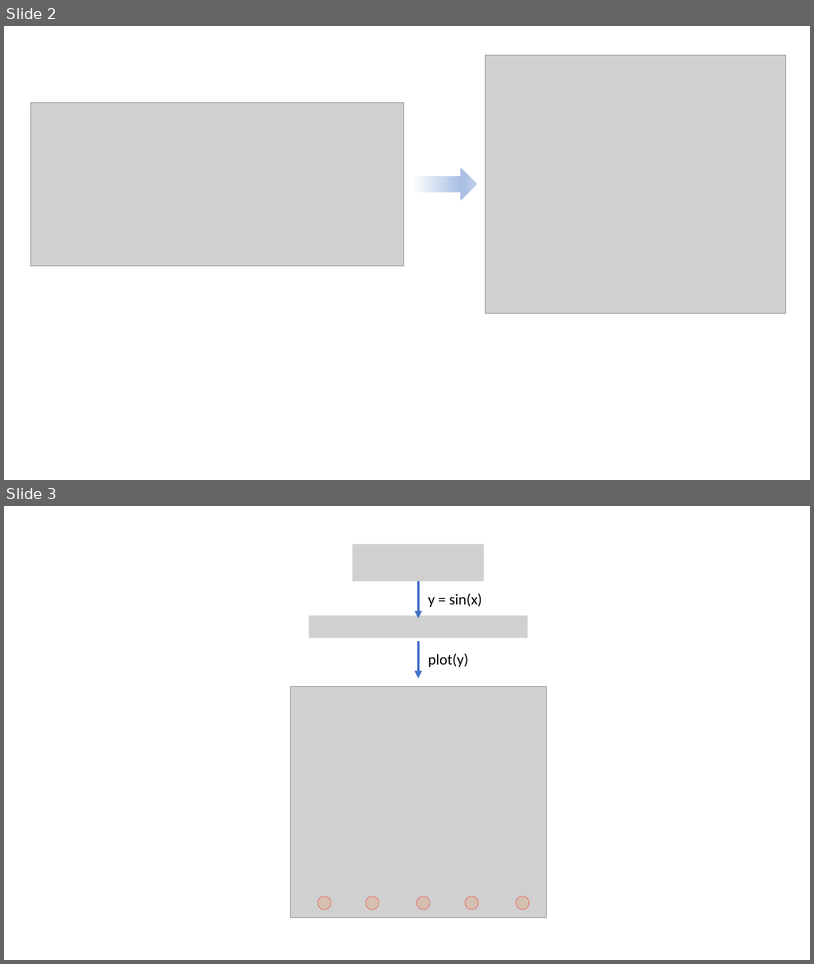
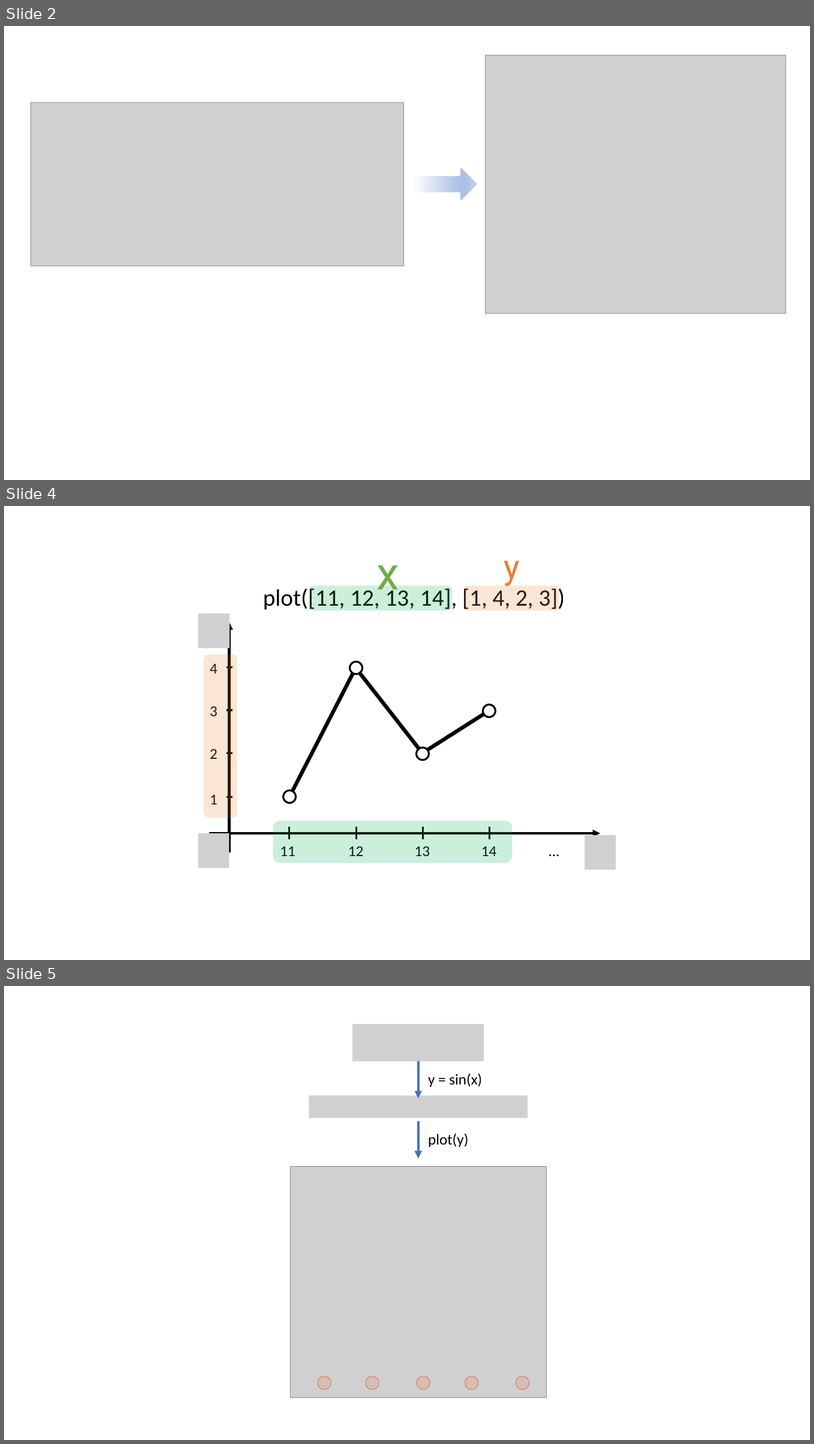
Before and after one commit to answeredbyablemind/answeredbyablemind.github.io, a slide deck: Wikidocs/pics/pics_2d_graphs.pptx. Shown one above the other, each under a label of ours: slides 2 and 3 before the commit, slides 2, 4 and 5 after it; the slides between them are not shown. The pictures are 814x964 and 814x1444 pixels, drawn with LibreOffice and Linux fonts; fonts in the diff are those of the drawing; grey boxes stand for pictures. Boxes give left, top, right and bottom in pixels: in the first picture for what was removed or moved away, otherwise in the second. Text is boxed around its words. In the diff, an @@ line names an element or a change of style, - is before the commit and + after.

```diff
--- a/Wikidocs/pics/pics_2d_graphs.pptx
+++ b/Wikidocs/pics/pics_2d_graphs.pptx
@@ slide 4 added at <box>4,506,810,960</box>, background #FFFFFF @@
@@ text added at <box>377,565,399,600</box>, 54 pt, text #70AD47 @@
+x
@@ text added at <box>504,561,519,586</box>, 40 pt, text #ED7D31 @@
+y
@@ text added at <box>263,586,566,612</box>, 28 pt, text #000000 @@
+plot([11, 12, 13, 14], [1, 4, 2, 3])
@@ rounded rectangle added at <box>309,586,452,610</box>, fill #00B050 at 20% opacity @@
@@ rounded rectangle added at <box>464,586,560,610</box>, fill #ED7D31 at 20% opacity @@
@@ picture added at <box>198,613,230,648</box> @@
@@ arrow added from (230, 852) to (230, 622), #000000 3 pt @@
@@ rounded rectangle added at <box>204,654,237,817</box>, fill #ED7D31 at 20% opacity @@
@@ text added at <box>210,664,218,673</box>, 18 pt, text #000000 @@
+4
@@ group added at <box>227,667,233,796</box>: 4 lines @@
@@ line added from (290, 796) to (356, 667), #000000 4.5 pt @@
@@ ellipse added at <box>350,661,363,674</box>, fill #FFFFFF, outline #000000 2.25 pt @@
@@ line added from (423, 753) to (356, 667), #000000 4.5 pt @@
@@ text added at <box>210,706,218,716</box>, 18 pt, text #000000 @@
+3
@@ line added from (489, 711) to (423, 753), #000000 4.5 pt @@
@@ ellipse added at <box>483,705,496,717</box>, fill #FFFFFF, outline #000000 2.25 pt @@
@@ text added at <box>210,748,218,759</box>, 18 pt, text #000000 @@
+2
@@ ellipse added at <box>417,747,429,760</box>, fill #FFFFFF, outline #000000 2.25 pt @@
@@ ellipse added at <box>284,790,296,803</box>, fill #FFFFFF, outline #000000 2.25 pt @@
@@ text added at <box>210,794,218,804</box>, 18 pt, text #000000 @@
+1
@@ rounded rectangle added at <box>273,820,513,863</box>, fill #00B050 at 20% opacity @@
@@ line added from (289, 826) to (289, 840), #000000 2.25 pt @@
@@ line added from (356, 826) to (356, 840), #000000 2.25 pt @@
@@ line added from (423, 826) to (423, 840), #000000 2.25 pt @@
@@ line added from (490, 826) to (490, 840), #000000 2.25 pt @@
@@ picture added at <box>198,833,229,868</box> @@
@@ arrow added from (210, 833) to (600, 833), #000000 3 pt @@
@@ text added at <box>280,846,296,856</box>, 18 pt, text #000000 @@
+11
@@ text added at <box>348,846,364,856</box>, 18 pt, text #000000 @@
+12
@@ text added at <box>415,846,431,856</box>, 18 pt, text #000000 @@
+13
@@ text added at <box>482,846,497,856</box>, 18 pt, text #000000 @@
+14
@@ text added at <box>542,838,566,862</box>, 18 pt, text #000000 @@
+...
@@ picture added at <box>585,835,616,870</box> @@
@@ what was slide 3 is now slide 5 @@
```
Also in this commit, not shown: 1 other slide added, 2 other files.
